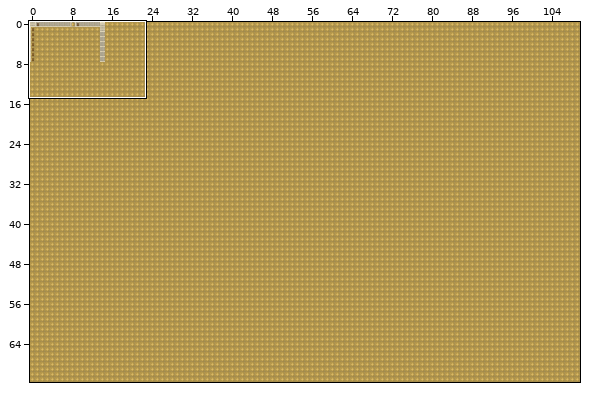
An edit to a level. Tiled map, assets/mapadoidao.tmx. The picture above shows the old version from afar; the outline marks the close-up.
Close-up. First the earlier version:
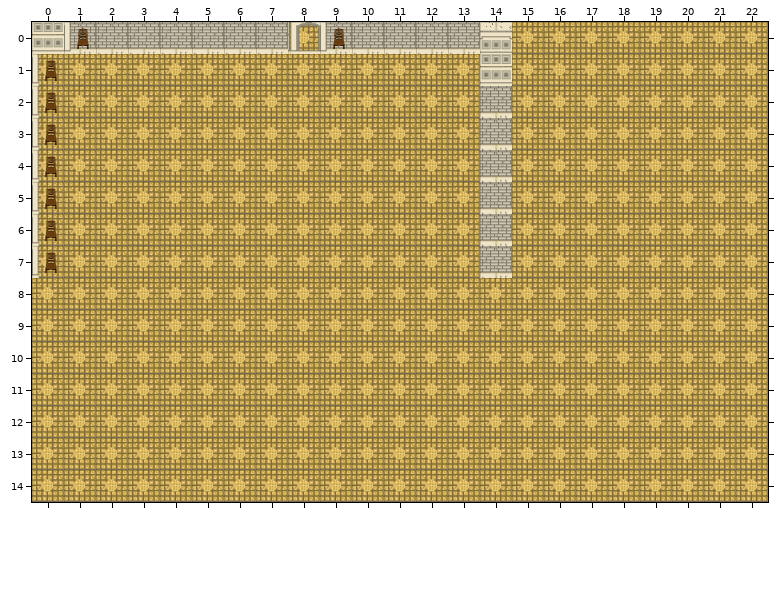
Cells are 96x96 px. Shown: x 0..22, y 0..14.
The result:
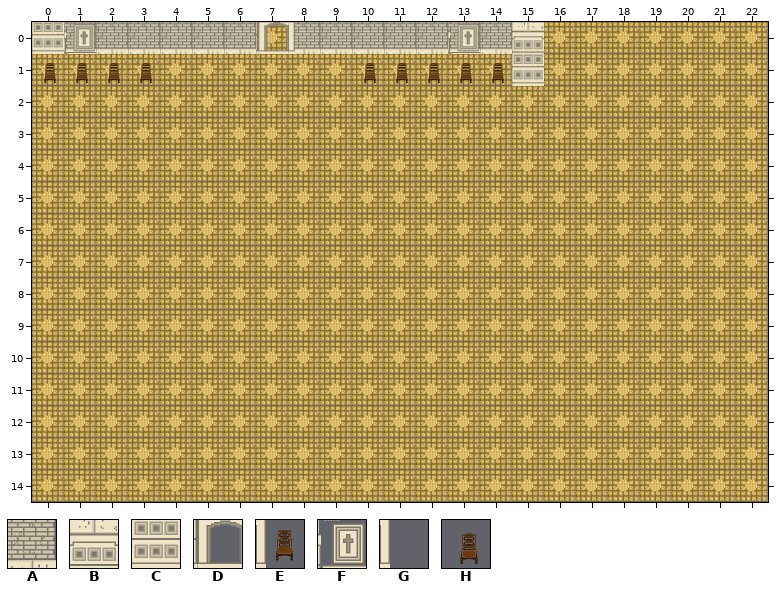
Key: from "tile_cenario": A 1, B 6, C 11, D 12, E 13; from "tilecenario": F 7, G 13, H 14.
_ is an empty cell.
Difference:
Layer "Tile Layer 3":
Tile A replaces tile D in row 0 at x 8.
Tile A is gone in row 0 at x 7; in rows 2 to 7 at x 14.
Tile E is gone in rows 2 to 7 at x 0.
Layer "Tile Layer 2":
Tile A replaces tile B in row 0 at x 14.
Tile B is added in row 0 at x 15.
Tile C is added in row 1 at x 15.
Tile D is added in row 0 at x 7.
Tile F replaces tile E in row 0 at x 1.
Tile F is added in row 0 at x 13.
Tile G is added in row 0 at x 8.
Tile H replaces tile C in row 1 at x 14.
Tile H replaces tile E in row 1 at x 0.
Tile H is added in row 1 at x 1 to 3 and 10 to 13.
Tile E is gone in row 0 at x 9.
